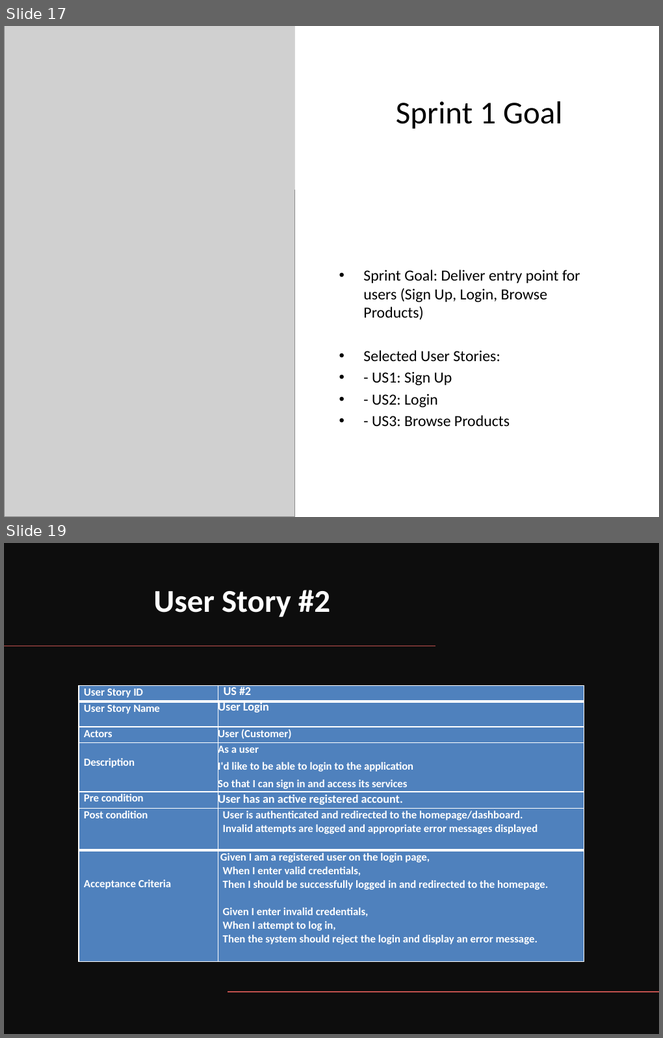
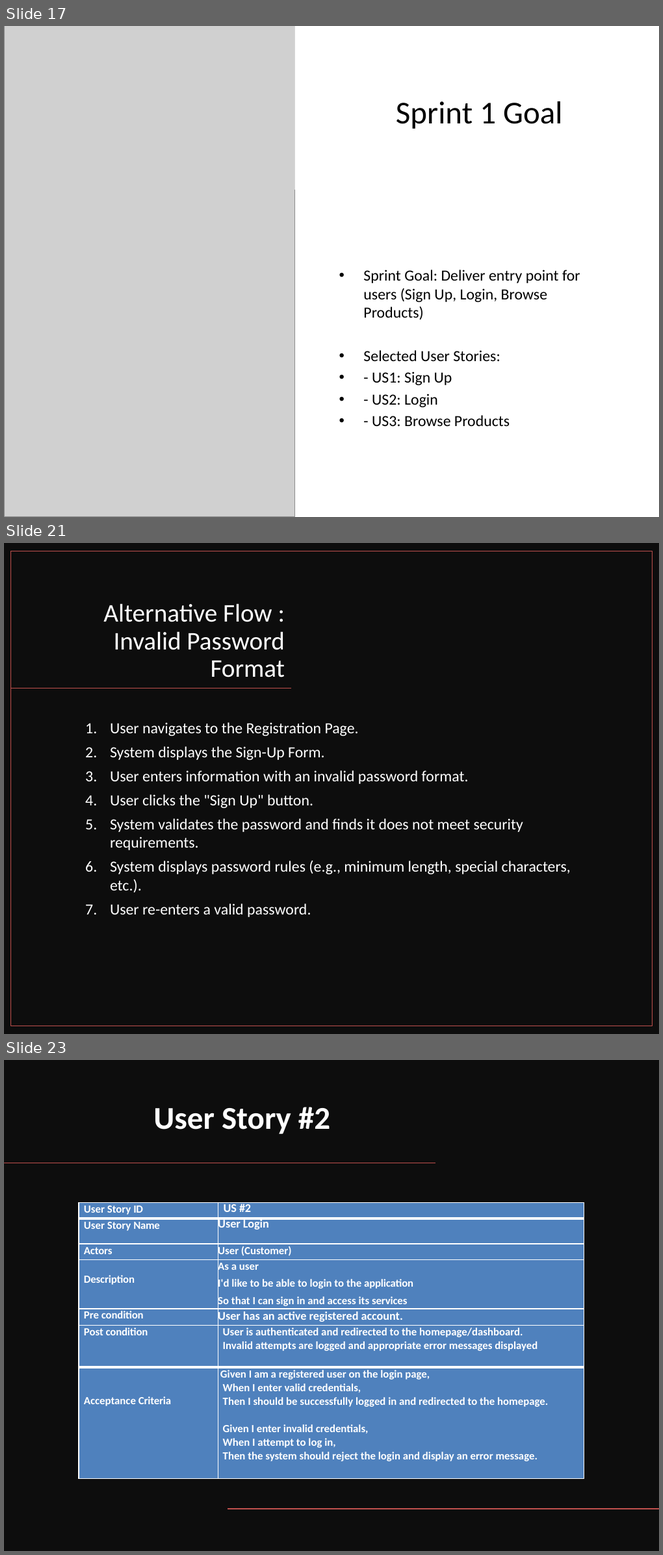
Before and after one commit to AmrKhaled77/IS-project-, a slide deck: for submation/sprint 1 +Backlog/Sprint1_Deliverables_Template.pptx. Shown one above the other, each under a label of ours: slides 17 and 19 before the commit, slides 17, 21 and 23 after it; the slides between them are not shown. The pictures are 663x1038 and 663x1555 pixels, drawn with LibreOffice and Linux fonts; fonts in the diff are those of the drawing; grey boxes stand for pictures. Boxes give left, top, right and bottom in pixels: in the first picture for what was removed or moved away, otherwise in the second. Text is boxed around its words. In the diff, an @@ line names an element or a change of style, - is before the commit and + after.

```diff
--- a/for submation/sprint 1 +Backlog/Sprint1_Deliverables_Template.pptx
+++ b/for submation/sprint 1 +Backlog/Sprint1_Deliverables_Template.pptx
@@ slide 21 added at box(4, 543, 659, 1034), background #FFFFFF @@
@@ rectangle added at box(4, 543, 659, 1034), fill #0D0D0D @@
@@ rectangle added at box(10, 551, 652, 1027), outline #C0504D 1 pt @@
@@ title added at box(103, 603, 285, 678), 28 pt, text #FFFFFF @@
+Alternative Flow : Invalid Password Format
@@ line added from (292, 689) to (10, 689), #C0504D 1 pt @@
@@ text added at box(110, 722, 571, 917), 17 pt, text #FFFFFF @@
+1. User navigates to the Registration Page.
+2. System displays the Sign-Up Form.
+3. User enters information with an invalid password format.
+4. User clicks the "Sign Up" button.
+5. System validates the password and finds it does not meet security requirements.
+6. System displays password rules (e.g., minimum length, special characters, etc.).
+7. User re-enters a valid password.
@@ what was slide 19 is now slide 23 @@
```
Also in this commit, not shown: 3 slides changed, 10 other slides added.
